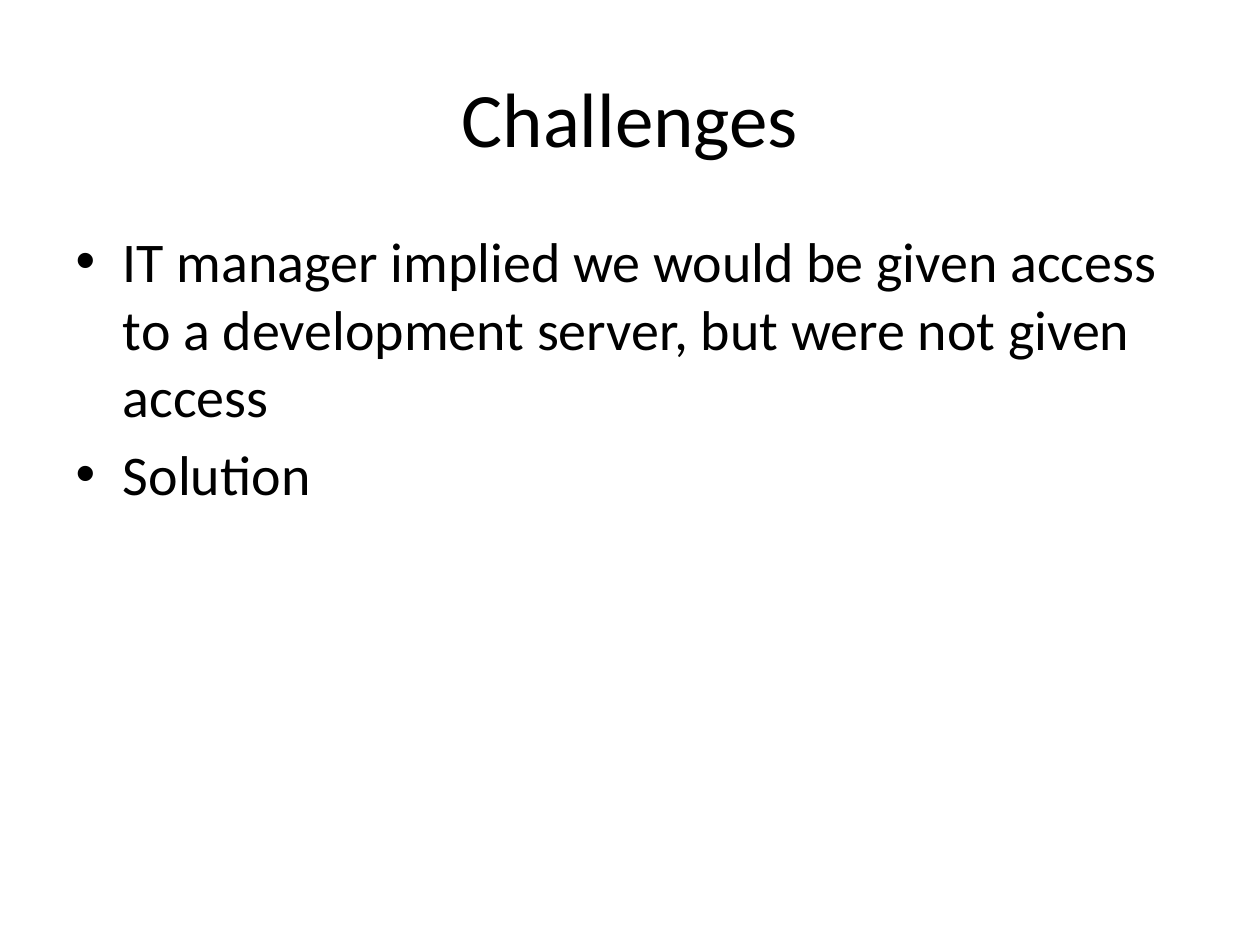
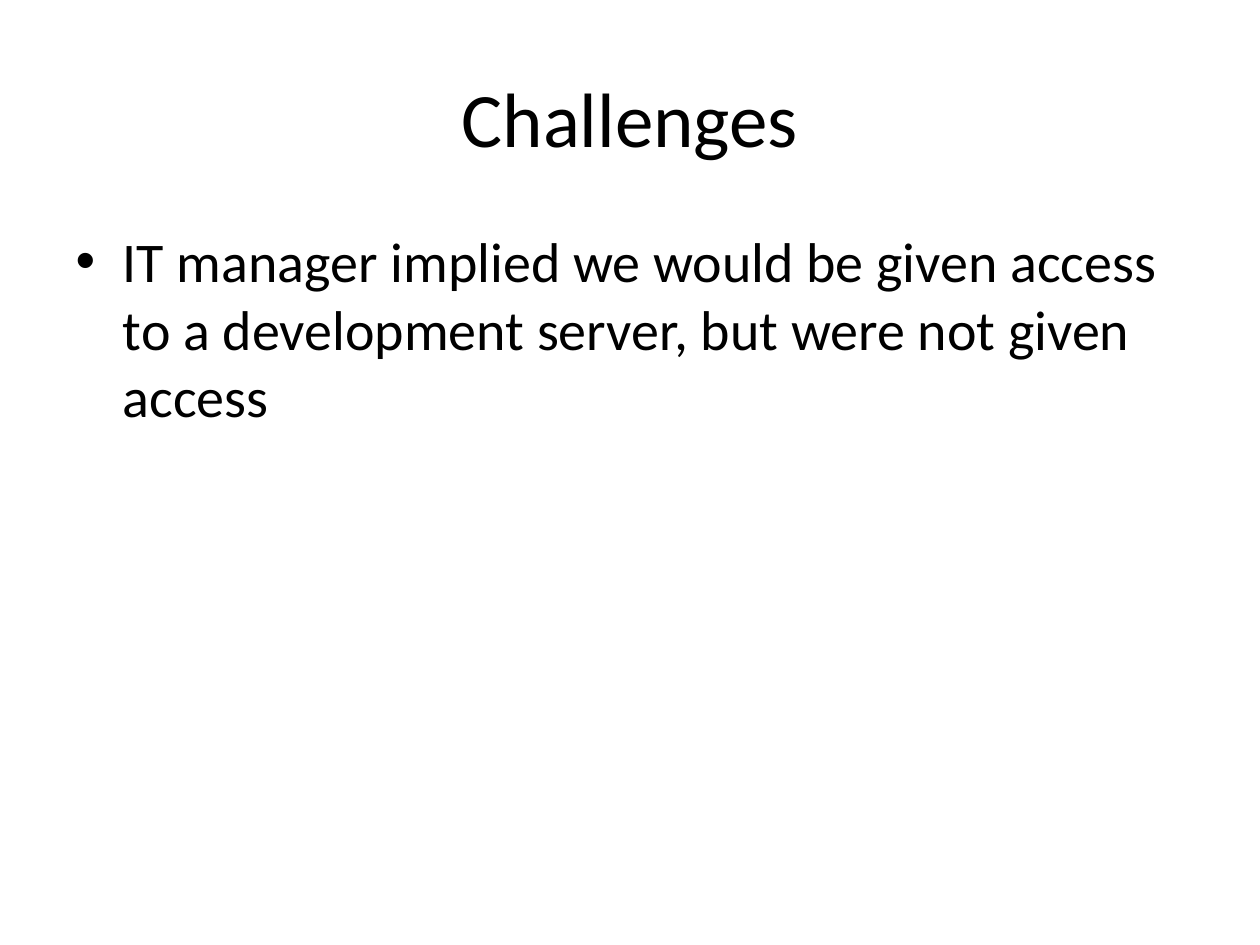
Before and after one commit to telepresencebot2/Transportation-For-Visually-Impaired, a slide deck: slide 10 of Presentation.pptx. Drawn at 1260x945 pixels with LibreOffice and Linux fonts; fonts in the diff are those of the drawing; background and template pictures are left out. Boxes give left, top, right and bottom in pixels: in the first picture for what was removed or moved away, otherwise in the second. Text is boxed around its words. In the diff, an @@ line names an element or a change of style, - is before the commit and + after.

```diff
--- a/Presentation.pptx
+++ b/Presentation.pptx
@@ text at box(123, 456, 311, 496): paragraph removed @@
-• Solution
```
Also in this commit, not shown: 9 other slides changed, 3 slides added.
